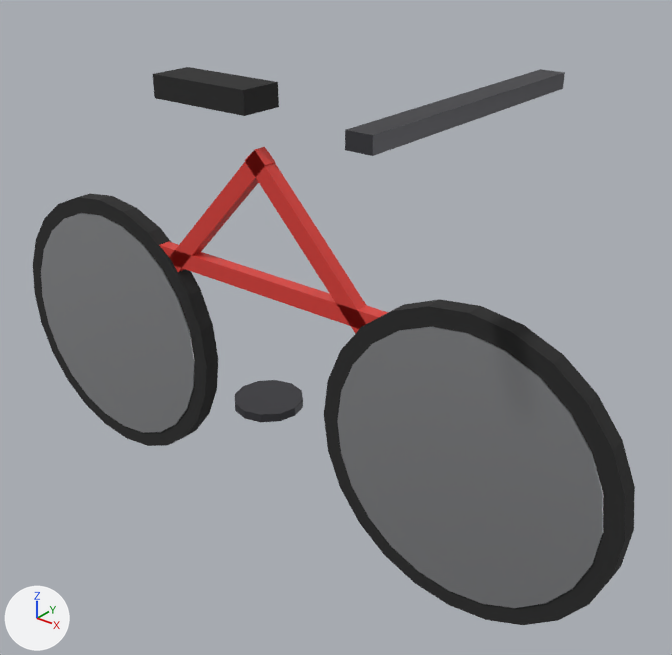
A saved change to the Blender file SourceArt/Models/SM_Prop_Bike.blend.
Before and after are seen from a 50 mm camera at (1.281, -1.354, 1.396) aimed at (0.139, 0.074, 0.511). Every picture has the same lights, and +X, +Y and +Z are marked at lower left. The first picture is the older version.

The older version as bpy lines, for what is in view:
```python
me_sm_prop_bike = bpy.data.meshes.new('SM_Prop_Bike')
me_sm_prop_bike.from_pydata(...)  # 254 vertices, 148 faces; spans x -0.86..0.86, y -0.3..0.3, z 0.01..1.06
# faces by material slot: [52, 20, 18, 58]
me_sm_prop_bike.materials.append(mat_metal)  # light grey #c4c5c8
me_sm_prop_bike.materials.append(mat_metaldark)  # dark grey #505055
me_sm_prop_bike.materials.append(mat_paintred)  # red #e13f38
me_sm_prop_bike.materials.append(mat_rubber)  # black #272727
ob_sm_prop_bike = bpy.data.objects.new('SM_Prop_Bike', me_sm_prop_bike)
ob_sm_prop_bike.location = (0.0, 0.0, 0.0)
```
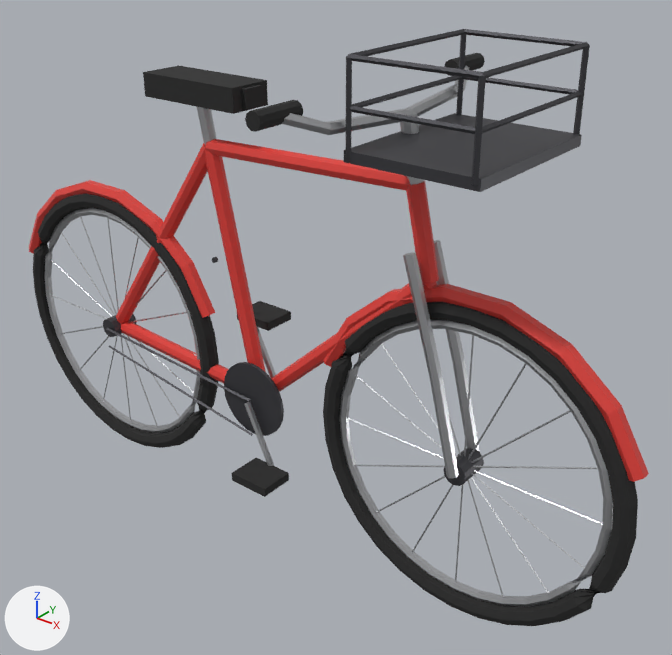
What differs and where, as boxes [x1, y1, x2, y2] in the pictures (672 x 655 px; the box of a moved part takes in the faces that stretch with it):
'SM_Prop_Bike', reshaped (7% taller)
    before: [33, 67, 635, 625]
    after: [29, 29, 649, 626]
part 1 of me_sm_prop_bike, added
    after: [103, 314, 137, 337]
part 2 of me_sm_prop_bike, added
    after: [444, 448, 484, 486]
part 3 of me_sm_prop_bike, added (black)
    after: [444, 53, 485, 76]
part 4 of me_sm_prop_bike, added (black)
    after: [245, 100, 303, 132]
part 5 of me_sm_prop_bike, moved or reshaped
    before: [153, 67, 279, 116]
    after: [143, 65, 268, 114]
part 6 of me_sm_prop_bike, added (black)
    after: [241, 85, 263, 110]
part 7 of me_sm_prop_bike, added
    after: [224, 362, 284, 436]
part 8 of me_sm_prop_bike, added (black)
    after: [237, 301, 291, 331]
part 9 of me_sm_prop_bike, added (black)
    after: [232, 458, 289, 497]
part 10 of me_sm_prop_bike, added
    after: [344, 113, 582, 192]
part 11 of me_sm_prop_bike, moved or reshaped
    before: [345, 69, 565, 156]
    after: [456, 32, 466, 115]
part 12 of me_sm_prop_bike, moved or reshaped
    before: [160, 242, 388, 329]
    after: [573, 45, 590, 134]
part 13 of me_sm_prop_bike, added
    after: [345, 57, 352, 158]
part 14 of me_sm_prop_bike, added
    after: [471, 76, 486, 185]
part 15 of me_sm_prop_bike, rebuilt
    before: [41, 213, 195, 433]
    after: [44, 208, 200, 433]
part 16 of me_sm_prop_bike, rebuilt
    before: [338, 327, 603, 608]
    after: [339, 319, 613, 607]
part 17 of me_sm_prop_bike, rebuilt
    before: [171, 146, 367, 334]
    after: [116, 139, 439, 392]
part 18 of me_sm_prop_bike, reshaped
    before: [33, 194, 635, 625]
    after: [29, 29, 649, 626]
part 19 of me_sm_prop_bike, added
    after: [197, 107, 217, 146]

Diff of the bpy script that builds the scene:
```diff
--- a/SourceArt/Models/SM_Prop_Bike.blend.py
+++ b/SourceArt/Models/SM_Prop_Bike.blend.py
@@ me_sm_prop_bike @@
-me_sm_prop_bike.from_pydata(...)  # 254 vertices, 148 faces; spans x -0.86..0.86, y -0.3..0.3, z 0.01..1.06
+me_sm_prop_bike.from_pydata(...)  # 1628 vertices, 1494 faces; spans x -0.87..0.87, y -0.33..0.33, z 0.0..1.14
+# me_sm_prop_bike part 1: a new loose piece, a 12-sided cylinder along y spanning x -0.545..-0.495, y -0.035..0.035, z 0.325..0.375, in mat_metaldark (dark grey #505055)
+# me_sm_prop_bike part 2: a new loose piece, a 12-sided cylinder along y spanning x 0.495..0.545, y -0.035..0.035, z 0.325..0.375, in mat_metaldark (dark grey #505055)
+# me_sm_prop_bike part 3: a new loose piece, a 10-sided cylinder along y spanning x 0.284..0.316, y 0.23..0.33, z 1.045..1.075, in mat_rubber (black #272727)
+# me_sm_prop_bike part 4: a new loose piece, a 10-sided cylinder along y spanning x 0.284..0.316, y -0.33..-0.23, z 1.045..1.075, in mat_rubber (black #272727)
+# me_sm_prop_bike part 5: the loose piece of 8 vertices spanning x -0.25..0.01, y -0.05..0.05, z 0.98..1.02 is moved by (-0.03, 0.0, 0.0)
+# me_sm_prop_bike part 6: a new loose piece, a box spanning x -0.07..-0.01, y -0.025..0.025, z 0.98..1.02, in mat_rubber (black #272727)
+# me_sm_prop_bike part 7: a new loose piece, a 24-sided cylinder along y spanning x -0.11..0.07, y -0.034..-0.026, z 0.23..0.41, in mat_metaldark (dark grey #505055)
+# me_sm_prop_bike part 8: a new loose piece, a box spanning x -0.15..-0.05, y 0.06..0.14, z 0.45..0.47, in mat_rubber (black #272727)
+# me_sm_prop_bike part 9: a new loose piece, a box spanning x 0.01..0.11, y -0.14..-0.06, z 0.17..0.19, in mat_rubber (black #272727)
+# me_sm_prop_bike part 10: a new loose piece, a box spanning x 0.35..0.61, y -0.17..0.17, z 0.97..0.99, in mat_metaldark (dark grey #505055)
+# me_sm_prop_bike part 11: the loose piece of 8 vertices spanning x 0.45..0.5, y -0.3..0.3, z 1.03..1.06 is scaled about its middle by (0.12, -0.01, 5.33), then moved by (-0.12, 0.17, 0.01)
+# me_sm_prop_bike part 12: the loose piece of 8 vertices spanning x -0.38..0.48, y -0.01..0.01, z 0.58..0.62 is scaled about its middle by (0.00706, -0.2, 4), then moved by (0.55, 0.17, 0.46), in mat_metaldark (dark grey #505055)
+# me_sm_prop_bike part 13: the loose piece of 8 vertices spanning x 0.45..0.5, y -0.3..0.3, z 1.03..1.06 is copied, and the copy is scaled about its middle by (0.12, -0.01, 5.33), then moved by (-0.12, -0.17, 0.01); it spans x 0.35..0.37, y -0.18..-0.16, z 0.98..1.14
+# me_sm_prop_bike part 14: the loose piece of 8 vertices spanning x 0.45..0.5, y -0.3..0.3, z 1.03..1.06 is copied, and the copy is scaled about its middle by (0.12, -0.01, 5.33), then moved by (0.12, -0.17, 0.01); it spans x 0.59..0.61, y -0.18..-0.16, z 0.98..1.14
+# me_sm_prop_bike part 15: the loose piece of 48 vertices spanning x -0.82..-0.22, y -0.02..0.02, z 0.05..0.65 is rebuilt with 192 vertices and now spans x -0.83..-0.21, y -0.01..0.01, z 0.04..0.66
+# me_sm_prop_bike part 16: the loose piece of 48 vertices spanning x 0.22..0.82, y -0.02..0.02, z 0.05..0.65 is rebuilt with 192 vertices and now spans x 0.21..0.83, y -0.01..0.01, z 0.04..0.66
+# me_sm_prop_bike part 17: the loose piece of 14 vertices spanning x -0.52..0.52, y -0.01..0.01, z 0.32..0.9 is rebuilt with 82 vertices and now spans x -0.53..0.44, y -0.02..0.02, z 0.3..0.92
+# me_sm_prop_bike part 18: 104 vertices removed from x -0.86..0.86, y -0.08..0.08, z 0.01..0.69; 910 vertices added at x -0.87..0.87, y -0.29..0.29, z 0.0..1.14
+# me_sm_prop_bike part 19: 16 vertices added at x -0.17..-0.13, y -0.01..0.01, z 0.88..0.98
+# other edits to the shape of me_sm_prop_bike do not show in these pictures
 me_sm_prop_bike.materials.append(mat_metal)
```
